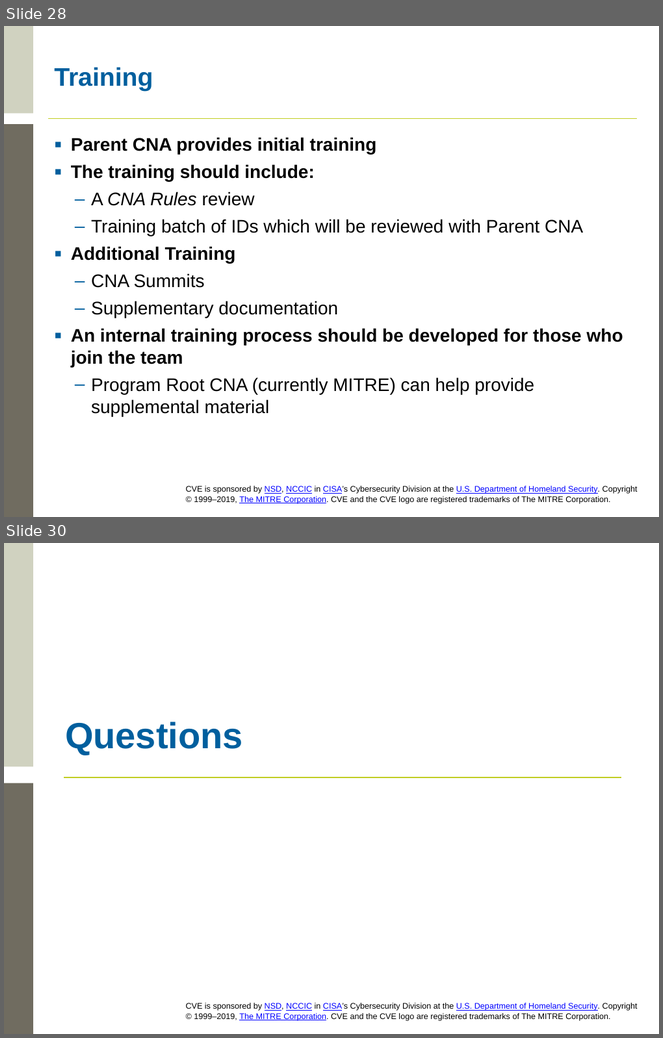
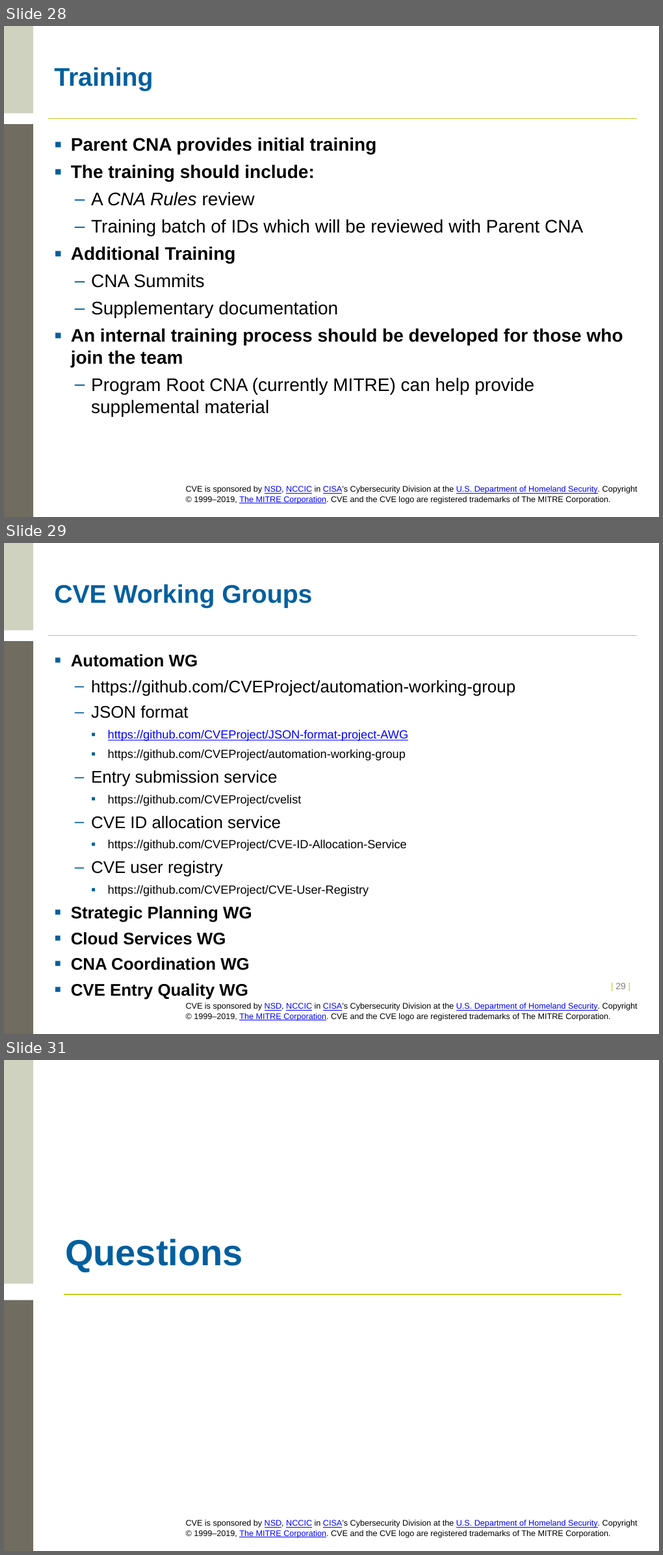
Before and after one commit to CVEProject/cveproject.github.io, a slide deck: docs/cna/Becoming_a_CNA.pptx. Shown one above the other, each under a label of ours: slides 28 and 30 before the commit, slides 28, 29 and 31 after it; the slides between them are not shown. The pictures are 663x1038 and 663x1555 pixels, drawn with LibreOffice and Linux fonts; fonts in the diff are those of the drawing; background and template pictures are left out. Boxes give left, top, right and bottom in pixels: in the first picture for what was removed or moved away, otherwise in the second. Text is boxed around its words. In the diff, an @@ line names an element or a change of style, - is before the commit and + after.

```diff
--- a/docs/cna/Becoming_a_CNA.pptx
+++ b/docs/cna/Becoming_a_CNA.pptx
@@ slide 29 added at [4, 543, 659, 1034], background #FFFFFF; not listed: 4 template elements that a slide beside it also shows @@
@@ title added at [54, 584, 312, 608], 28 pt, text #005F9E, bold @@
+CVE Working Groups
@@ text added at [71, 654, 516, 971], 12.9 pt, text #000000 @@
+▪ Automation WG
+  – https://github.com/CVEProject/automation-working-group
+  – JSON format
+    ▪ https://github.com/CVEProject/JSON-format-project-AWG
+    ▪ https://github.com/CVEProject/automation-working-group
+  – Entry submission service
+    ▪ https://github.com/CVEProject/cvelist
+  – CVE ID allocation service
+    ▪ https://github.com/CVEProject/CVE-ID-Allocation-Service
+  – CVE user registry
+    ▪ https://github.com/CVEProject/CVE-User-Registry
+▪ Strategic Planning WG
+▪ Cloud Services WG
+▪ CNA Coordination WG
+▪ CVE Entry Quality WG
@@ page number added at [616, 983, 626, 990], 10 pt, text #C1CD23 @@
+| 29 |
@@ what was slide 30 is now slide 31 @@
```
Also in this commit, not shown: 1 slide changed.
